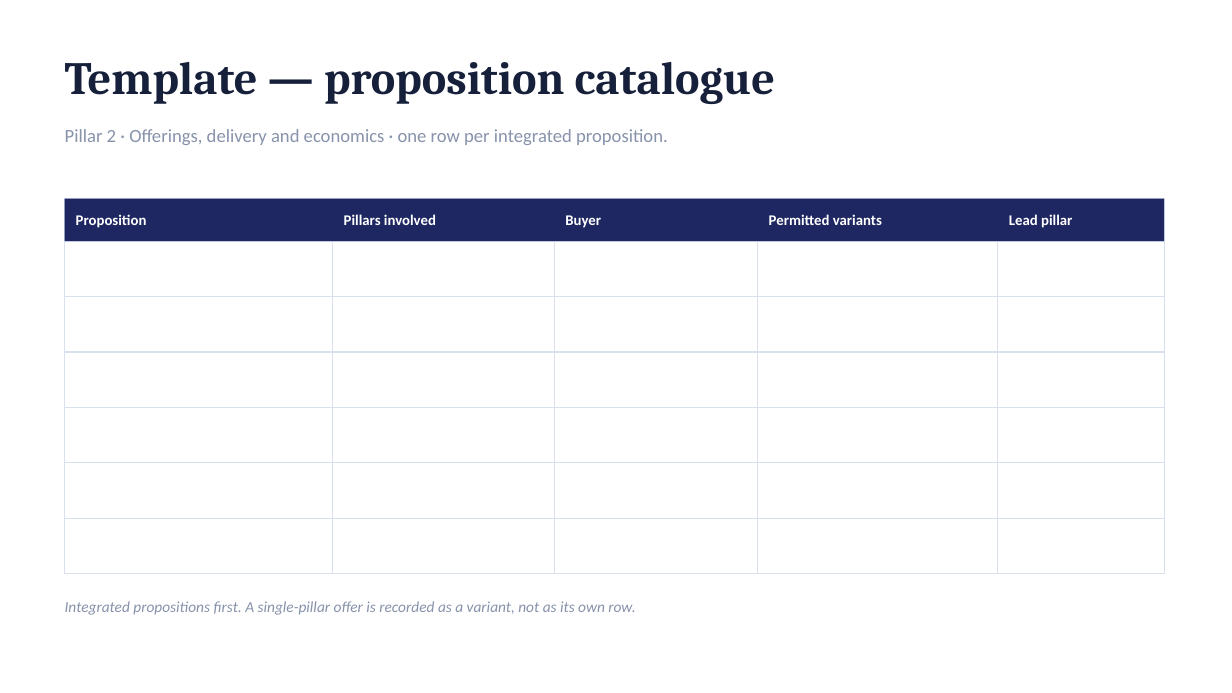
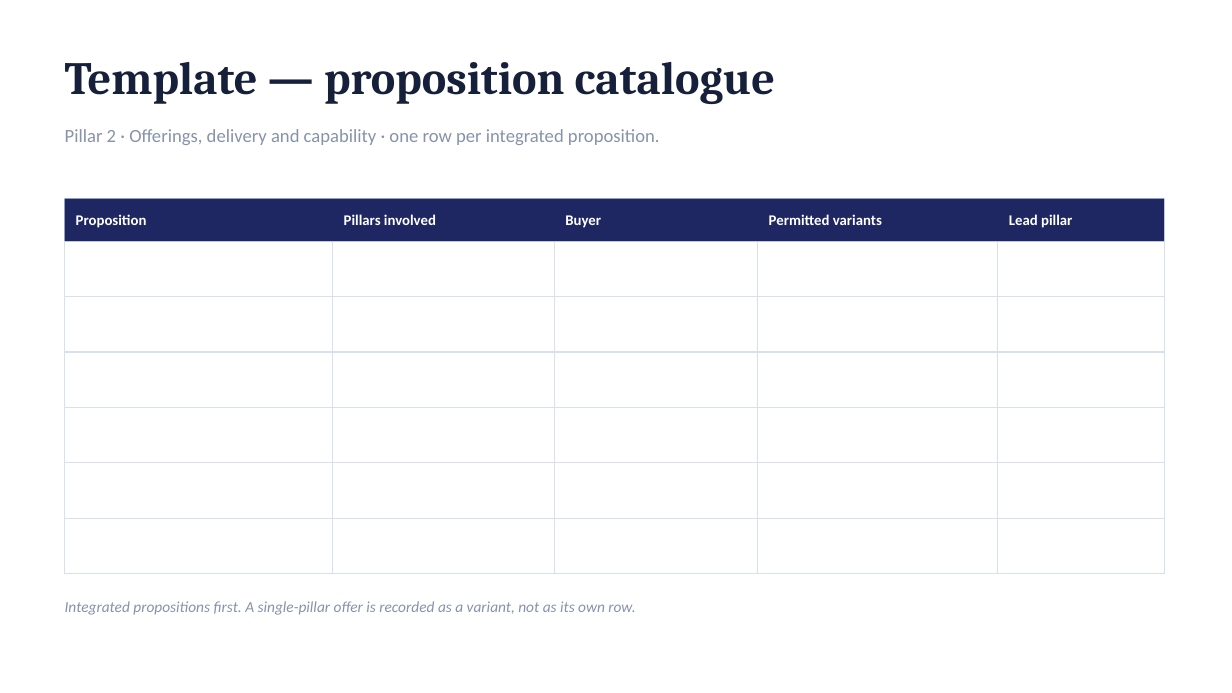
Before and after one commit to dhajjar-cyber/bae, a slide deck: slide 20 of FSI strategy/EAIND-FSI-Strategy-Development-Plan.pptx (slide 19 before the commit). Drawn at 1232x693 pixels with LibreOffice and Linux fonts; fonts in the diff are those of the drawing. Boxes give left, top, right and bottom in pixels: in the first picture for what was removed or moved away, otherwise in the second. Text is boxed around its words. In the diff, an @@ line names an element or a change of style, - is before the commit and + after.

```diff
--- a/FSI strategy/EAIND-FSI-Strategy-Development-Plan.pptx
+++ b/FSI strategy/EAIND-FSI-Strategy-Development-Plan.pptx
@@ text at (x1=65, y1=129, x2=660, y2=145): text changed @@
-Pillar 2 · Offerings, delivery and economics · one row per integrated proposition.
+Pillar 2 · Offerings, delivery and capability · one row per integrated proposition.
```
Also in this commit, not shown: 12 other slides changed, 1 slide added, 2 other files.
